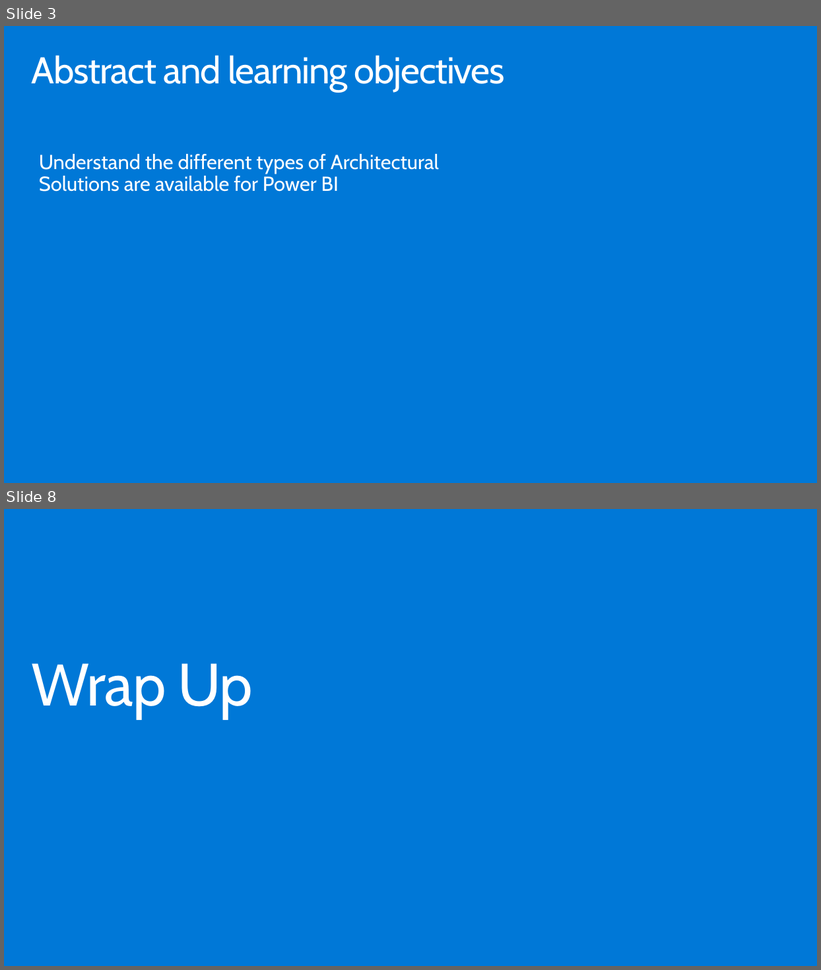
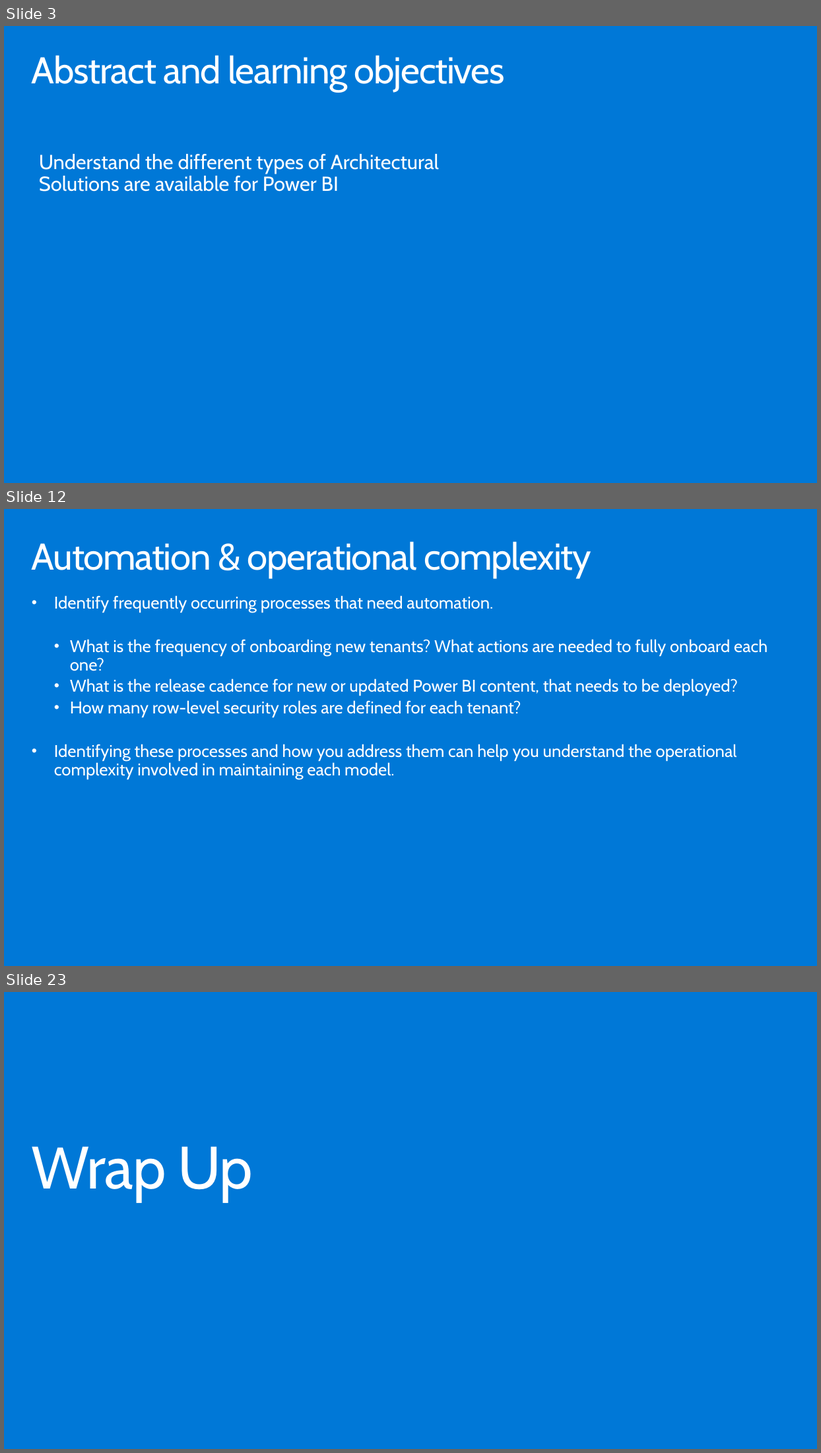
Before and after one commit to hnc198/AzurePowerBI, a slide deck: 4. Hands-on Modules/Architectural Designs/1. Architectural Designs.pptx. Shown one above the other, each under a label of ours: slides 3 and 8 before the commit, slides 3, 12 and 23 after it; the slides between them are not shown. The pictures are 821x970 and 821x1453 pixels, drawn with LibreOffice and Linux fonts; fonts in the diff are those of the drawing. Boxes give left, top, right and bottom in pixels: in the first picture for what was removed or moved away, otherwise in the second. Text is boxed around its words. In the diff, an @@ line names an element or a change of style, - is before the commit and + after.

```diff
--- a/4. Hands-on Modules/Architectural Designs/1. Architectural Designs.pptx
+++ b/4. Hands-on Modules/Architectural Designs/1. Architectural Designs.pptx
@@ slide 12 added at (4, 509, 817, 966), background #0078D7 @@
@@ title added at (32, 541, 591, 578), 44 pt, text #FFFFFF @@
+Automation & operational complexity
@@ text added at (54, 595, 768, 779), 20 pt, text #FFFFFF @@
+• Identify frequently occurring processes that need automation.
+  • What is the frequency of onboarding new tenants? What actions are needed to fully onboard each one?
+  • What is the release cadence for new or updated Power BI content, that needs to be deployed?
+  • How many row-level security roles are defined for each tenant?
+• Identifying these processes and how you address them can help you understand the operational complexity involved in maintaining each model.
@@ what was slide 8 is now slide 23 @@
```
Also in this commit, not shown: 4 slides changed, 14 other slides added, 4 other files.
